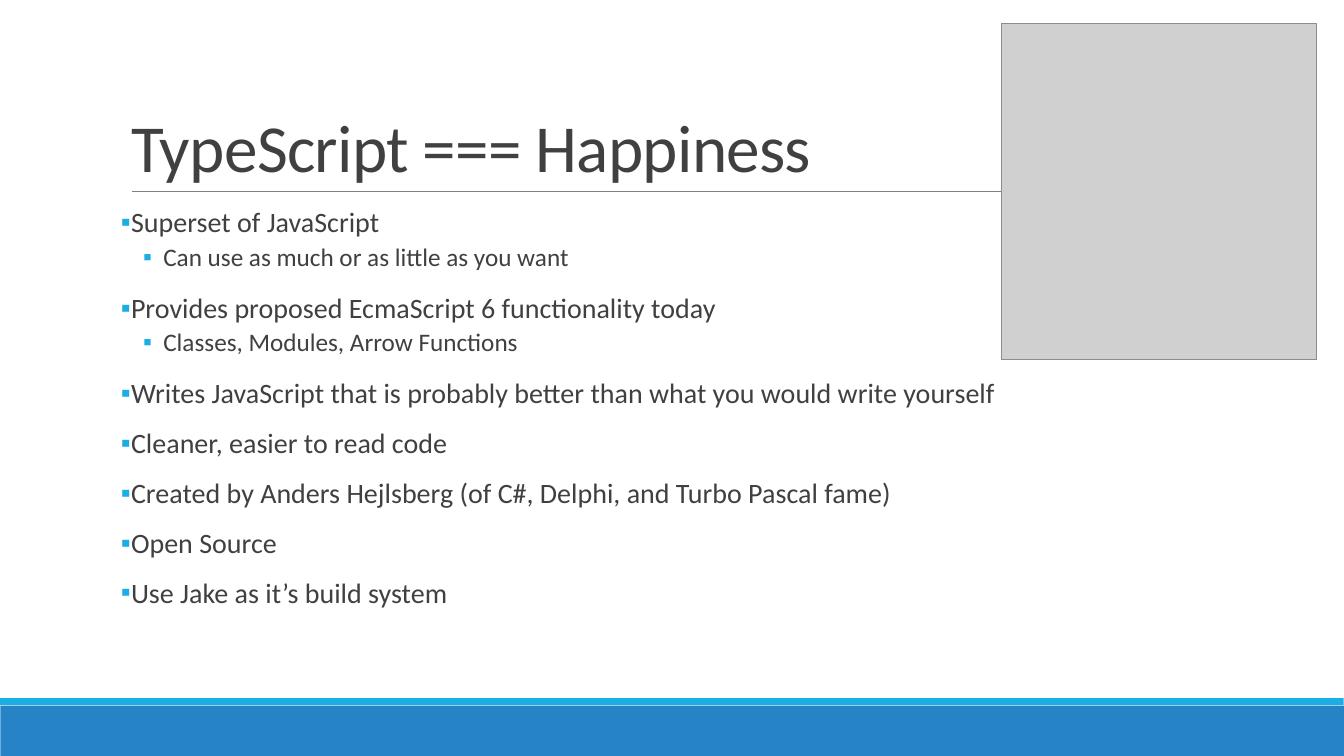
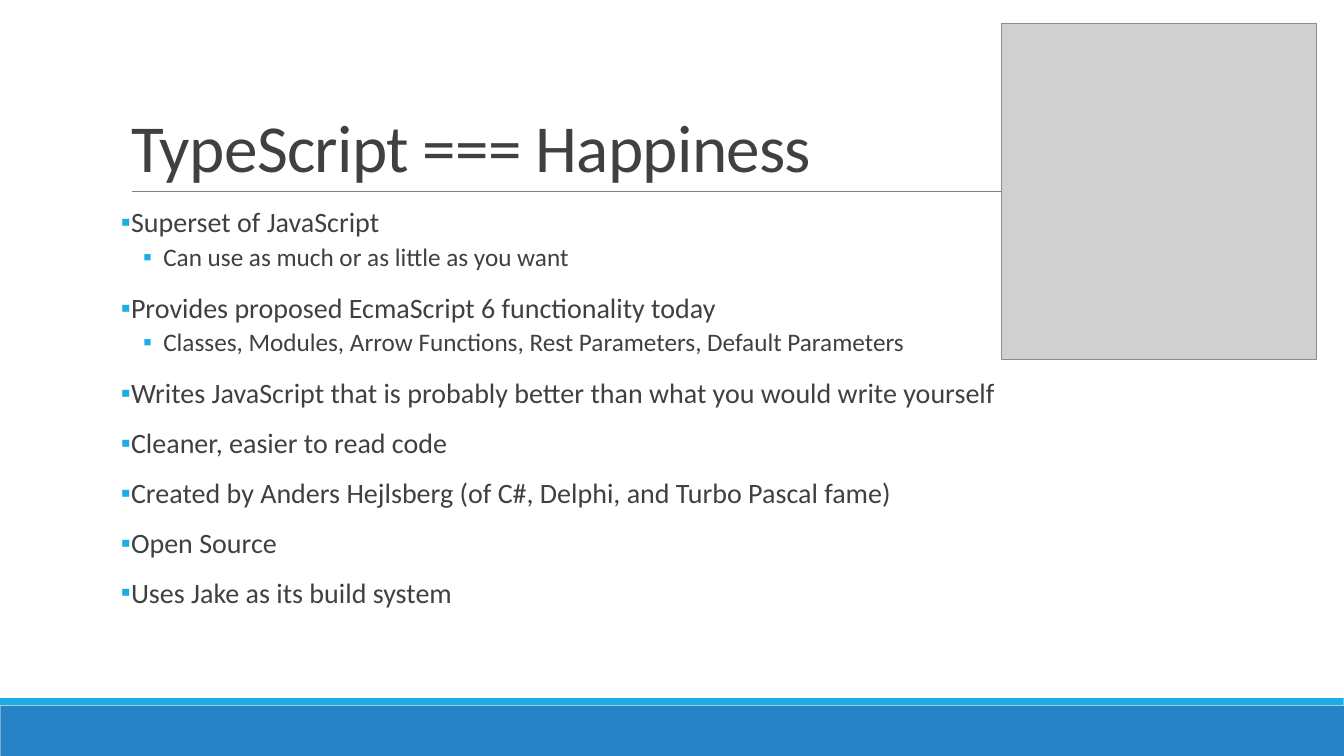
Before and after one commit to jacobladams/presentations, a slide deck: slide 8 of typescript/TypeScript - Beyond JavaScript.pptx (slide 6 before the commit). Drawn at 1344x756 pixels with LibreOffice and Linux fonts; fonts in the diff are those of the drawing; grey boxes stand for pictures. Boxes give left, top, right and bottom in pixels: in the first picture for what was removed or moved away, otherwise in the second. Text is boxed around its words. In the diff, an @@ line names an element or a change of style, - is before the commit and + after.

Commit message:
Updated presentation

```diff
--- a/typescript/TypeScript - Beyond JavaScript.pptx
+++ b/typescript/TypeScript - Beyond JavaScript.pptx
@@ text at [163, 333, 903, 354]: text changed @@
-  ▪ Classes, Modules, Arrow Functions
+  ▪ Classes, Modules, Arrow Functions, Rest Parameters, Default Parameters
@@ text at [131, 583, 452, 608]: text changed @@
-▪ Use Jake as it’s build system
+▪ Uses Jake as its build system
```
Also in this commit, not shown: 7 other slides changed, 3 slides added, 12 slides removed, 2 other files.
